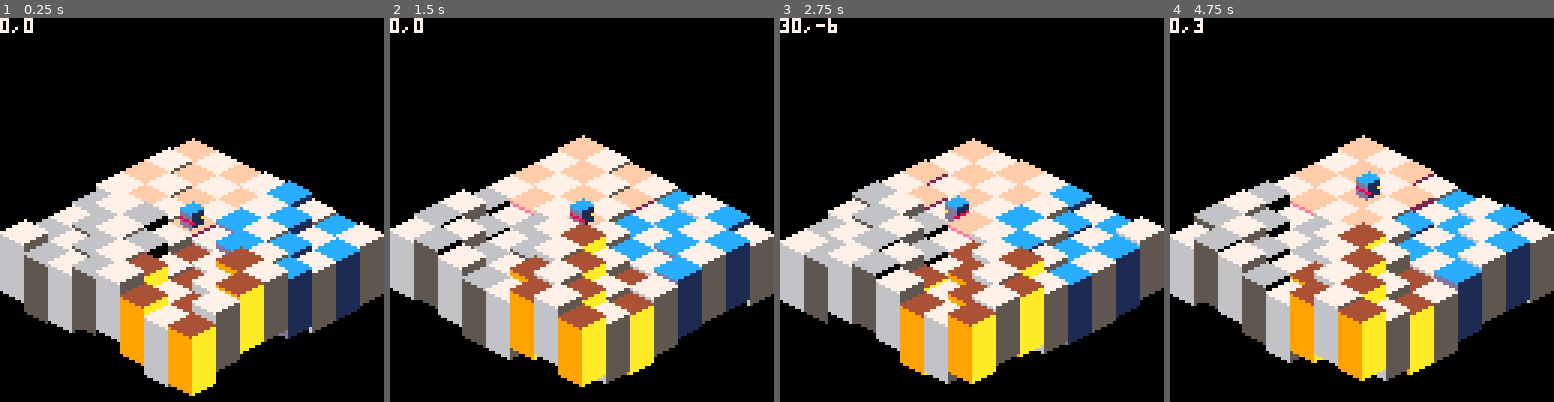
Above: before the commit, frames 1-4 (left to right).
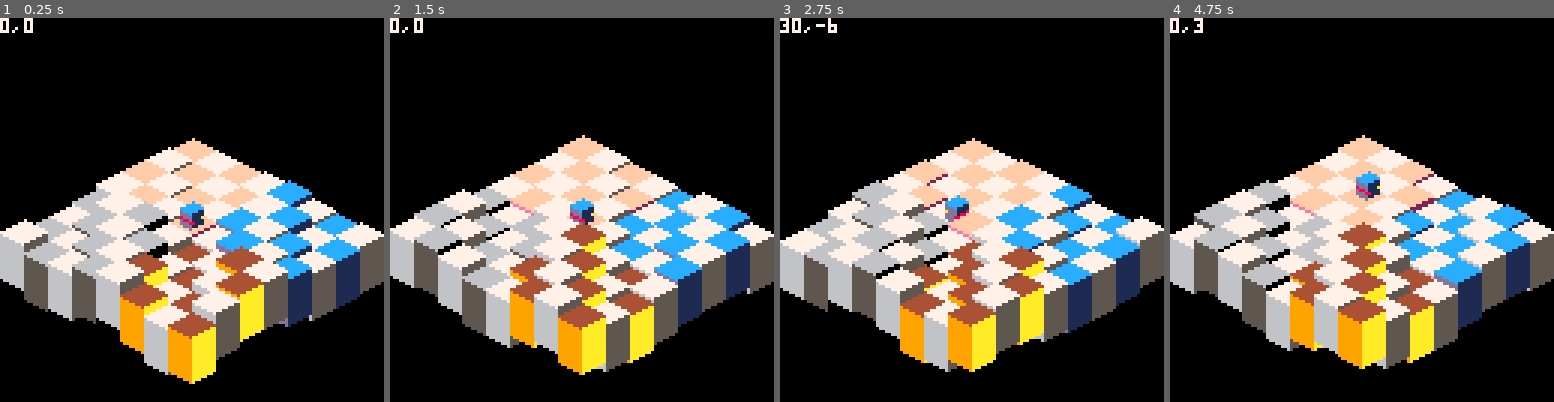
Above: after the commit, the same moments.

Repository: erwinbonsma/BumbleBotsPico8
Game: PICO-8 cartridge rolmops.p8
Same seed, same stepped clock (60 frames per second), same inputs: the game is played once before the commit and once after it.
Inputs:
- Up to frame 1 (0.25 s): no input
- Up to frame 2 (1.5 s): no input
- Up to frame 3 (2.75 s): hold Left 1.97-2.37 s; hold Down from 2.42 s (still down)
- Up to frame 4 (4.75 s): release Down at 2.82 s; hold Right 2.87-3.53 s; hold Up 3.58-4.08 s; hold Right 4.13-4.53 s; hold Down from 4.58 s (still down)

The runs differ from the first frame. In frame 1, 3.2% of the frame differs, in the area x 0-100%, y 67-99%; in frame 2, 3.2%; in frame 3, 3.2%; in frame 4, 3.3%, in the area x 0-100%, y 67-95%.

Commit message:
Minor fixes
Now correctly setting height when player is on two tiles.
Reduced height of tile sprite.

Diff:
--- a/rolmops.p8
+++ b/rolmops.p8
@@ -165,7 +165,7 @@
       pal(6,c[2])
       pal(7,c[3])
      end
-     spr(0,x,y,2,4)
+     spr(0,x,y,2,3)
     end
 
     for mover in all(unit.movers) do
@@ -276,7 +276,7 @@
      me.unit2.height-
      me.unit.height
     )
-    --dy+=max(0,dheight)
+    dy-=max(0,dheight)
    end
   end
   print(rot..","..mov,0,0,7)
@@ -329,14 +329,14 @@
 66666666555555550000000000000000000000000000000000000000000000000000000000000000000000000000000000000000000000000000000000000000
 66666666555555550000000000000000000000000000000000000000000000000000000000000000000000000000000000000000000000000000000000000000
 66666666555555550000000000000000000000000000000000000000000000000000000000000000000000000000000000000000000000000000000000000000
-66666666555555550000000000000000000000000000000000000000000000000000000000000000000000000000000000000000000000000000000000000000
-66666666555555550000000000000000000000000000000000000000000000000000000000000000000000000000000000000000000000000000000000000000
-66666666555555550000000000000000000000000000000000000000000000000000000000000000000000000000000000000000000000000000000000000000
-66666666555555550000000000000000000000000000000000000000000000000000000000000000000000000000000000000000000000000000000000000000
 06666666555555500000000000000000000000000000000000000000000000000000000000000000000000000000000000000000000000000000000000000000
 00066666555550000000000000000000000000000000000000000000000000000000000000000000000000000000000000000000000000000000000000000000
 00000666555000000000000000000000000000000000000000000000000000000000000000000000000000000000000000000000000000000000000000000000
 00000006500000000000000000000000000000000000000000000000000000000000000000000000000000000000000000000000000000000000000000000000
+00000000000000000000000000000000000000000000000000000000000000000000000000000000000000000000000000000000000000000000000000000000
+00000000000000000000000000000000000000000000000000000000000000000000000000000000000000000000000000000000000000000000000000000000
+00000000000000000000000000000000000000000000000000000000000000000000000000000000000000000000000000000000000000000000000000000000
+00000000000000000000000000000000000000000000000000000000000000000000000000000000000000000000000000000000000000000000000000000000
 00000000000000000000000000000000000000000000000000000000000000000000000000000000000000000000000000000000000000000000000000000000
 00000000000000000000000000000000000000000000000000000000000000000000000000000000000000000000000000000000000000000000000000000000
 00000000000000000000000000000000000000000000000000000000000000000000000000000000000000000000000000000000000000000000000000000000
